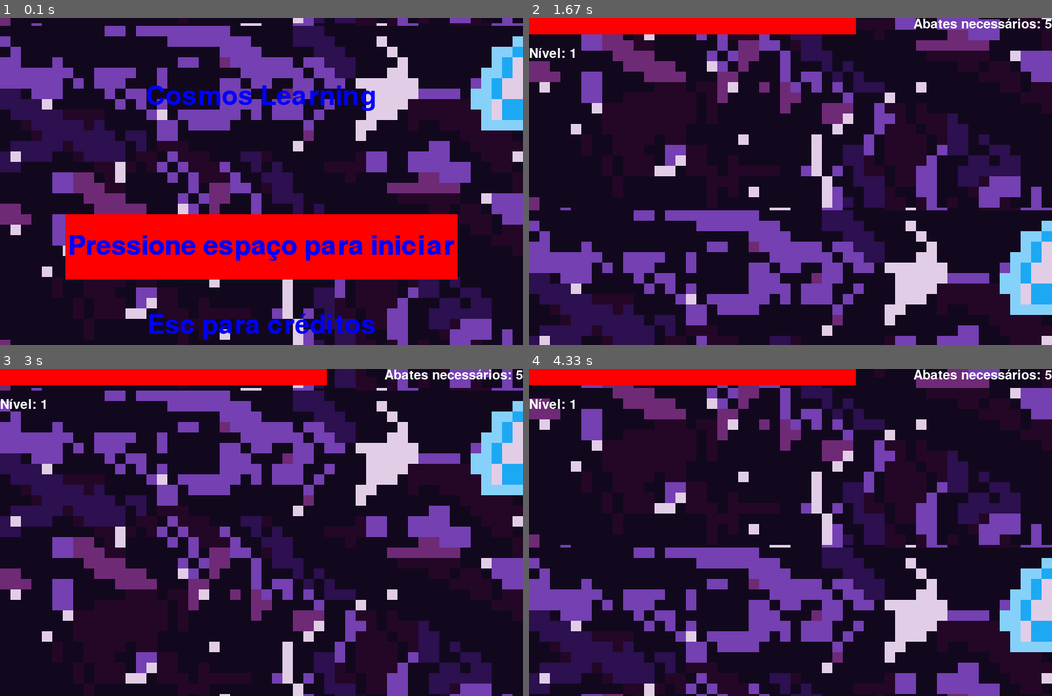
Above: before the commit, frames 1-4 (two rows, left to right).
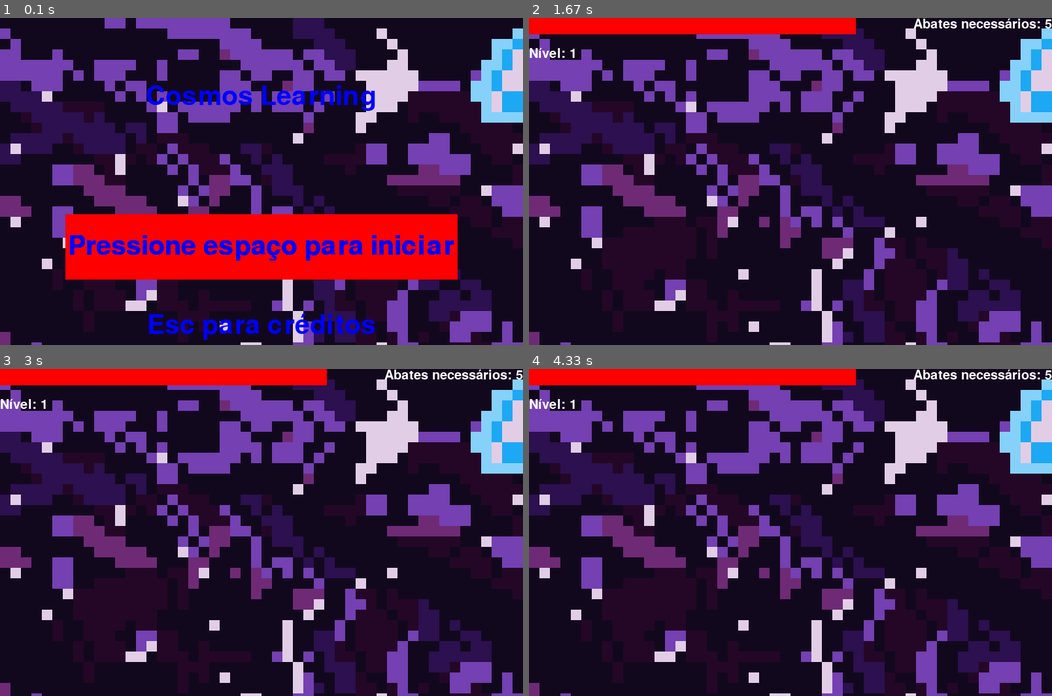
Above: after the commit, the same moments.

Repository: UNIVEM-BCC-BSI/Cosmos-Learning
Game: pygame game, started from tests/PyGame/final.py
Two runs of this game, one before a commit and one after it. Both use one fixed random seed, a clock stepped at 60 frames per second and the inputs below.
Inputs:
- Up to frame 1 (0.1 s): no input
- Up to frame 2 (1.67 s): tap Space at 0.33, 1.07, 1.37 s; tap 6 at 0.67 s
- Up to frame 3 (3 s): tap 1 at 1.83 s; tap Space at 2.23, 2.53 s; tap 5 at 2.32 s
- Up to frame 4 (4.33 s): tap Space at 3.3, 3.63, 3.93 s; tap 4 at 3.38 s; tap 5 at 3.72 s

The runs differ from the first frame. In frame 1, 19% of the frame differs, in the area x 0-100%, y 0-100%; in frame 2, 50%; in frame 3, 41%; in frame 4, 50%.

Commit message:
Adicionado mais coisas

Diff:
--- a/tests/PyGame/final.py
+++ b/tests/PyGame/final.py
@@ -107,11 +107,7 @@
         self.now = pygame.time.get_ticks()
 
         screen.blit(self.background, (0,scroolOffset))
-        screen.blit(self.background, (0, scroolOffset-self.background.get_height()))
-        scroolOffset += scroolSpeed
-
-        if scroolOffset >= self.background.get_height():
-            scroolOffset = 0
+
 
         if self.now-self.lastSpawn > self.spawnCooldown:
             self.spawnarInimigo()
@@ -371,19 +367,6 @@
 
 currentScreen = "home"
 
-def resetSpeed(initialSpeed):
-    return [initialSpeed,0]
-
-def checkResetBackground():
-    global scroolOffset, background
-
-    if scroolOffset >= background.get_height():
-        scroolOffset = 0
-
-def increaseSpeed():
-    global scroolOffset, scroolSpeed, increaseAmount
-
-    scroolOffset += scroolSpeed
 
 
 def showHomeScreen():
@@ -399,9 +382,7 @@
 
 
     screen.blit(backgroundGame[0], (0,scroolOffset))
-    screen.blit(backgroundGame[0], (0,scroolOffset-background.get_height()))
-    increaseSpeed()
-    checkResetBackground()
+
 
     screen.blit(gameTitle, ((screen.get_width()/2)-(gameTitle.get_width()/2),100))
     screen.blit(startButtonBackground, (startButtonOffset[0]-(startButtonBackground.get_width()/2),
@@ -423,11 +404,13 @@
               ]
 vermelho = pygame.surface.Surface((50,25))
 vermelho.fill("red")
+vida = 10
+requisito = 5
 
 niveis = [
-    Level(screen, backgroundGame[0], 500, 5000, 10, vermelho, 5, spriteInimigo,1, 1, 1, 10, fontGame),
-    Level(screen, backgroundGame[1], 500, 4000, 10, vermelho, 5, spriteInimigo, 2, 2, 10, 20, fontGame),
-    Level(screen, backgroundGame[2], 500, 3000, 10, vermelho, 5, spriteInimigo, 3, 3, 20, 30, fontGame)
+    Level(screen, backgroundGame[0], 250, 5000, 10, vermelho, 5, spriteInimigo,1, 1, 1, 10, fontGame),
+    Level(screen, backgroundGame[1], 250, 4000, 10, vermelho, 5, spriteInimigo, 2, 2, 10, 20, fontGame),
+    Level(screen, backgroundGame[2], 250, 3000, 10, vermelho, 5, spriteInimigo, 3, 3, 20, 30, fontGame)
 ]
 
 textoFim = font.render("FIM", True, "blue")
@@ -444,6 +427,11 @@
         if niveis[currentLevel].defeated:
             currentLevel = 0
             currentScreen = "home"
+            for i in niveis:
+                i.defeated = False
+                i.vida = vida
+                i.concluido = False
+                i.requisito = requisito
         elif niveis[currentLevel].concluido:
             currentLevel += 1
 
@@ -456,10 +444,8 @@
     if keys[pygame.K_HOME]:
         currentScreen = "home"
 
-    screen.blit(background, (0,scroolOffset))
-    screen.blit(background, (0,scroolOffset-background.get_height()))
-    increaseSpeed()
-    checkResetBackground()
+    screen.blit(backgroundGame[currentLevel], (0,scroolOffset))
+
 
     screen.blit(creditsGoBack, (0,0))
     for i in range(len(creditosNames)):
